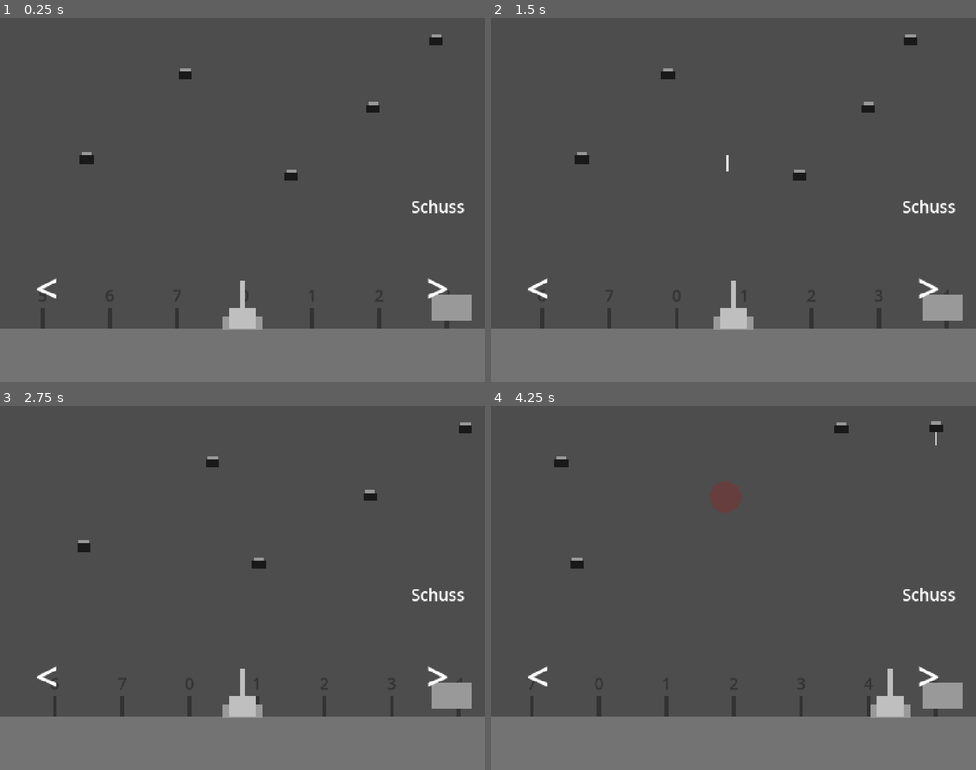
Above: before the commit, frames 1-4 (two rows, left to right).
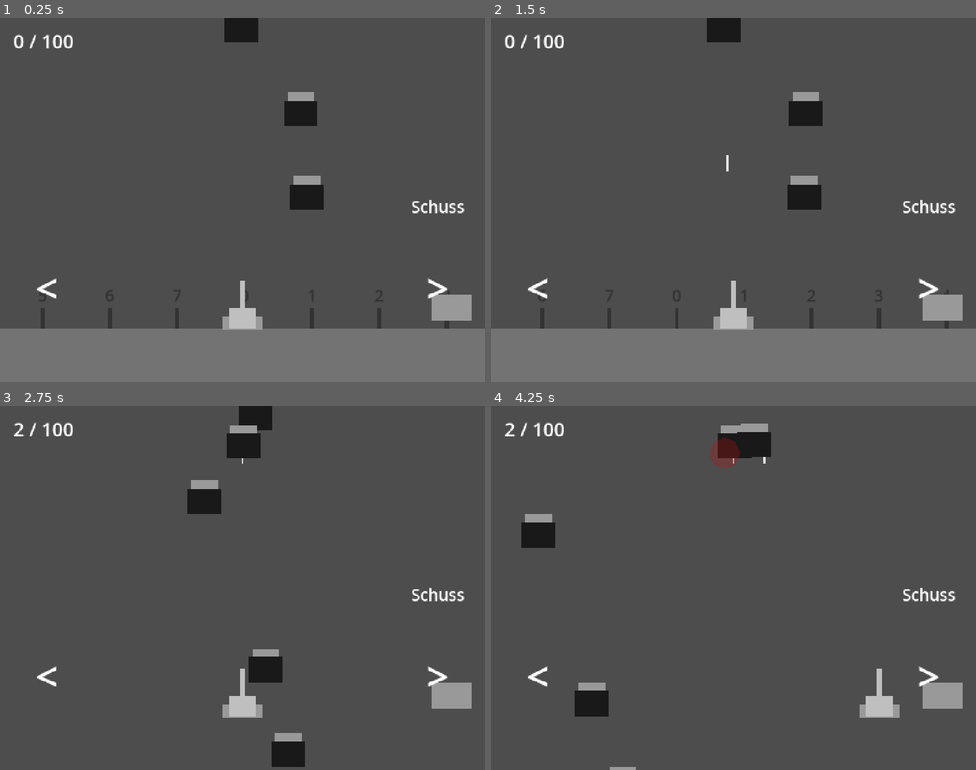
Above: after the commit, the same moments.

Repository: Philipp-Mallmann/fliegen-sind-aliens
Game: Godot game, scene res://szenen/spiel.tscn
Two runs of this game, one before a commit and one after it. Both use one fixed random seed, a clock stepped at 60 frames per second and the inputs below.
Inputs:
- Up to frame 1 (0.25 s): no input
- Up to frame 2 (1.5 s): hold D (rechts) 0.53-1.28 s; tap Space (schiessen) at 0.6, 1.35 s; hold A (links) from 1.28 s (still down)
- Up to frame 3 (2.75 s): release A (links) at 2.03 s; hold D (rechts) from 2.03 s (still down); tap Space (schiessen) at 2.1 s
- Up to frame 4 (4.25 s): tap Space (schiessen) at 2.85, 3.6 s; release D (rechts) at 3.53 s; hold A (links) from 3.53 s (still down)

The runs differ from the first frame. In frame 1, 2.3% of the frame differs, in the area x 2-92%, y 0-53%; in frame 2, 2.3%; in frame 3, 18%; in frame 4, 19%, in the area x 0-100%, y 4-100%.

Commit message:
Abschnitt 4: Flugkraft, Steigen, Fliegen-Erzeuger, Sieg bei 100
Dazu Abschnitt 3 geaendert: Treffer ueber die Groesse der Fliege (100 px),
Fliege steigt bei der Uebergabe verzoegert in eine Reihe oben in der Mitte.

Co-Authored-By: Claude Fable 5.2 <noreply@anthropic.com>

Diff:
--- /dev/null
+++ b/skripte/erzeuger.gd
@@ -0,0 +1,33 @@
+extends Node2D
+
+# Die Szene der Fliege. Daraus entsteht jede neue Fliege.
+@export var fliege_szene: PackedScene
+# Die Kanone. An ihr liest der Erzeuger ab, wie hoch man gerade ist.
+@export var kanone: Node2D
+# Wie viele Pixel Hoehe zwischen zwei Fliegen liegen.
+@export var abstand: float = 250.0
+# Wie weit links oder rechts von der Kanone eine Fliege hoechstens entsteht, in Pixeln.
+@export var breite: float = 400.0
+# Wie weit ueber der Kanone die oberste Fliege schon bereitsteht, in Pixeln. Der Bildrand liegt bei 920.
+@export var vorlauf: float = 1200.0
+# Wie weit unter der Kanone eine Fliege geloescht wird, in Pixeln. Der Bildrand liegt bei 160.
+@export var loeschen_unter: float = 300.0
+# Das langsamste und das schnellste Tempo einer neuen Fliege, in Pixeln pro Sekunde.
+@export var tempo_langsam: float = 100.0
+@export var tempo_schnell: float = 180.0
+
+# Auf dieser Hoehe entsteht die naechste Fliege. Nach oben wird y kleiner.
+var naechste_hoehe: float = -400.0
+
+
+func _process(_delta: float) -> void:
+	while naechste_hoehe > kanone.position.y - vorlauf:
+		var fliege: Node2D = fliege_szene.instantiate()
+		fliege.position.x = kanone.position.x + randf_range(-breite, breite)
+		fliege.position.y = naechste_hoehe
+		fliege.tempo = randf_range(tempo_langsam, tempo_schnell)
+		add_child(fliege)
+		naechste_hoehe -= abstand
+	for fliege in get_children():
+		if fliege.position.y > kanone.position.y + loeschen_unter:
+			fliege.queue_free()
--- a/skripte/fliege.gd
+++ b/skripte/fliege.gd
@@ -4,6 +4,10 @@
 @export var tempo: float = 150.0
 # Wie weit die Fliege von ihrem Startpunkt nach links und nach rechts fliegt, in Pixeln.
 @export var strecke: float = 300.0
+# Wie viel Flugkraft die Fliege gibt, wenn sie gefangen ist.
+@export var flugkraft: int = 2
+# Die halbe Breite und die halbe Hoehe der Fliege, in Pixeln. 50 heisst: Die Fliege ist 100 mal 100 gross.
+@export var halbe_groesse: float = 50.0
 
 # Wo die Fliege angefangen hat. Um diese Stelle fliegt sie hin und her.
 var start_x: float = 0.0
--- a/skripte/nadel.gd
+++ b/skripte/nadel.gd
@@ -7,8 +7,6 @@
 @export var tempo: float = 3200.0
 # Wie weit die Nadel fliegt, bevor sie verschwindet, in Pixeln. 2160 ist zweimal die Bildhoehe.
 @export var reichweite: float = 2160.0
-# Wie weit eine Fliege seitlich neben der Nadel sein darf und trotzdem getroffen wird, in Pixeln.
-@export var trefferbreite: float = 25.0
 # Die Szene des Blutflecks. Bei jedem Treffer entsteht daraus ein neuer Fleck.
 @export var blutfleck_szene: PackedScene
 
@@ -16,39 +14,37 @@
 var geflogen: float = 0.0
 # true heisst: Die Nadel hat eine Fliege getroffen und steckt fest.
 var steckt: bool = false
+# Die Fliege, die an der Nadel steckt. null heisst: noch keine.
+var fliege: Node2D = null
 
 
 func _process(delta: float) -> void:
 	if steckt:
 		return
-	var alte_y: float = global_position.y
 	position.y -= tempo * delta
 	geflogen += tempo * delta
-	var fliege: Node2D = getroffene_fliege(alte_y)
-	if fliege != null:
-		treffen(fliege)
+	var getroffene: Node2D = fliege_an_der_spitze()
+	if getroffene != null:
+		treffen(getroffene)
 	elif geflogen >= reichweite:
 		queue_free()
 
 
-func getroffene_fliege(alte_y: float) -> Node2D:
-	var kandidat: Node2D = null
-	for fliege in get_tree().get_nodes_in_group("fliegen"):
-		if fliege.gefangen:
+func fliege_an_der_spitze() -> Node2D:
+	for kandidat in get_tree().get_nodes_in_group("fliegen"):
+		if kandidat.gefangen:
 			continue
-		var seitlich: float = absf(fliege.global_position.x - global_position.x)
-		var unterwegs: bool = fliege.global_position.y <= alte_y and fliege.global_position.y >= global_position.y
-		if seitlich <= trefferbreite and unterwegs:
-			if kandidat == null or fliege.global_position.y > kandidat.global_position.y:
-				kandidat = fliege
-	return kandidat
+		var seitlich: float = absf(kandidat.global_position.x - global_position.x)
+		var senkrecht: float = absf(kandidat.global_position.y - global_position.y)
+		if seitlich <= kandidat.halbe_groesse and senkrecht <= kandidat.halbe_groesse:
+			return kandidat
+	return null
 
 
-func treffen(fliege: Node2D) -> void:
+func treffen(getroffene: Node2D) -> void:
 	steckt = true
-	global_position.y = fliege.global_position.y
+	fliege = getroffene
 	fliege.gefangen = true
-	fliege.global_position.x = global_position.x
 	fliege.reparent(self)
 	var fleck: Node2D = blutfleck_szene.instantiate()
 	get_parent().add_child(fleck)
--- /dev/null
+++ b/skripte/spiel.gd
@@ -0,0 +1,34 @@
+extends Node2D
+
+# Bei so viel Flugkraft ist man im All.
+@export var ziel: int = 100
+# Wie viele Pixel man fuer einen Punkt Flugkraft steigt.
+@export var hoehe_je_flugkraft: float = 300.0
+# Wie lange das Gleiten nach oben dauert, in Sekunden.
+@export var steigdauer: float = 0.8
+
+# Die Flugkraft aller Fliegen, die oben in der Reihe haengen.
+var flugkraft: int = 0
+# Das Gleiten nach oben, das gerade laeuft. null heisst: Es gab noch keins.
+var steigen: Tween = null
+
+
+func _ready() -> void:
+	$Kanone/Uebergabe.angekommen.connect(fliege_zaehlen)
+	anzeige_schreiben()
+
+
+func fliege_zaehlen(dazu: int) -> void:
+	flugkraft += dazu
+	anzeige_schreiben()
+	if steigen != null:
+		steigen.kill()
+	steigen = create_tween()
+	steigen.tween_property($Kanone, "position:y", -flugkraft * hoehe_je_flugkraft, steigdauer)
+	if flugkraft >= ziel:
+		$Bedienung/Sieg.visible = true
+		$Kanone.set_process(false)
+
+
+func anzeige_schreiben() -> void:
+	$Bedienung/Anzeige.text = str(flugkraft) + " / " + str(ziel)
--- a/skripte/uebergabe.gd
+++ b/skripte/uebergabe.gd
@@ -1,21 +1,31 @@
 extends Node
 
-# Wie lange die Fahrt hinueber dauert, in Sekunden. Arm und Nadel brauchen gleich lang, der Rueckweg auch.
+# Wird gesendet, sobald eine Fliege in der Reihe oben haengt. Mit dabei: ihre Flugkraft.
+signal angekommen(flugkraft: int)
+
+# Wie lange die Fahrt hinueber dauert, in Sekunden. Der Rueckweg dauert genauso lang.
 @export var dauer: float = 0.48
+# Wie lange die Fliege wartet, bevor sie losfaehrt, in Sekunden. Sie kommt trotzdem gleichzeitig mit dem Arm an.
+@export var verzoegerung: float = 0.1
 # Wie weit der Arm von der Mitte nach rechts faehrt, in Pixeln. Dort sitzt die rechte Hand.
 @export var ziel_x: float = 480.0
+# Wie weit zwei haengende Fliegen nebeneinander auseinander sind, in Pixeln.
+@export var abstand: float = 110.0
 # Der Arm: linke Hand, Kanone und Muendung. Nur er faehrt, die Kamera bleibt stehen.
 @export var arm: Node2D
-# Die Stelle ueber der rechten Hand, an der die gefangenen Fliegen haengen.
+# Die Mitte der Reihe am oberen Bildrand, in der die gefangenen Fliegen haengen.
 @export var haken: Node2D
 
 # true heisst: Gerade laeuft eine Uebergabe. Die Kanone faehrt und schiesst dann nicht.
 var laeuft: bool = false
 # Nadeln mit Fliege, die noch uebergeben werden muessen, der Reihe nach.
 var warteschlange: Array[Node2D] = []
+# Wie viele Fliegen schon in der Reihe haengen.
+var anzahl: int = 0
 
 
 func starten(nadel: Node2D) -> void:
+	nadel.reparent(haken)
 	warteschlange.append(nadel)
 	if not laeuft:
 		uebergeben()
@@ -27,10 +37,19 @@
 		var nadel: Node2D = warteschlange.pop_front()
 		var hin: Tween = create_tween()
 		hin.tween_property(arm, "position", Vector2(ziel_x, 0.0), dauer)
-		hin.parallel().tween_property(nadel, "global_position", haken.global_position, dauer)
+		hin.parallel().tween_property(nadel, "position", platz(anzahl), dauer - verzoegerung).set_delay(verzoegerung)
 		await hin.finished
-		nadel.reparent(haken)
+		anzahl += 1
+		angekommen.emit(nadel.fliege.flugkraft)
 		var zurueck: Tween = create_tween()
 		zurueck.tween_property(arm, "position", Vector2.ZERO, dauer)
 		await zurueck.finished
 	laeuft = false
+
+
+func platz(nummer: int) -> Vector2:
+	var schritte: float = ceilf(nummer / 2.0)
+	var seite: float = 1.0
+	if nummer % 2 == 0:
+		seite = -1.0
+	return Vector2(seite * schritte * abstand, 0.0)
--- a/szenen/fliege.tscn
+++ b/szenen/fliege.tscn
@@ -6,15 +6,15 @@
 script = ExtResource("1_fliege")
 
 [node name="Fluegel" type="ColorRect" parent="."]
-offset_left = -15.0
-offset_top = -22.0
-offset_right = 15.0
-offset_bottom = -12.0
+offset_left = -40.0
+offset_top = -50.0
+offset_right = 40.0
+offset_bottom = -25.0
 color = Color(0.6, 0.6, 0.6, 1)
 
 [node name="Koerper" type="ColorRect" parent="."]
-offset_left = -20.0
-offset_top = -12.0
-offset_right = 20.0
-offset_bottom = 12.0
+offset_left = -50.0
+offset_top = -25.0
+offset_right = 50.0
+offset_bottom = 50.0
 color = Color(0.1, 0.1, 0.1, 1)
--- a/szenen/spiel.tscn
+++ b/szenen/spiel.tscn
@@ -1,9 +1,11 @@
-[gd_scene load_steps=7 format=3]
+[gd_scene load_steps=9 format=3]
 
 [ext_resource type="Script" path="res://skripte/kanone.gd" id="1_kanone"]
 [ext_resource type="PackedScene" path="res://szenen/nadel.tscn" id="2_nadel"]
 [ext_resource type="PackedScene" path="res://szenen/fliege.tscn" id="3_fliege"]
 [ext_resource type="Script" path="res://skripte/uebergabe.gd" id="4_uebergabe"]
+[ext_resource type="Script" path="res://skripte/spiel.gd" id="5_spiel"]
+[ext_resource type="Script" path="res://skripte/erzeuger.gd" id="6_erzeuger"]
 
 [sub_resource type="Gradient" id="Gradient_taste"]
 colors = PackedColorArray(1, 1, 1, 0.35, 1, 1, 1, 0.35)
@@ -14,6 +16,7 @@
 height = 200
 
 [node name="Spiel" type="Node2D"]
+script = ExtResource("5_spiel")
 
 [node name="Boden" type="Parallax2D" parent="."]
 repeat_size = Vector2(1600, 0)
@@ -150,25 +153,10 @@
 text = "7"
 horizontal_alignment = 1
 
-[node name="Fliege1" parent="." instance=ExtResource("3_fliege")]
-position = Vector2(-500, -500)
-tempo = 150.0
-
-[node name="Fliege2" parent="." instance=ExtResource("3_fliege")]
-position = Vector2(-200, -750)
-tempo = 120.0
-
-[node name="Fliege3" parent="." instance=ExtResource("3_fliege")]
-position = Vector2(100, -450)
-tempo = 180.0
-
-[node name="Fliege4" parent="." instance=ExtResource("3_fliege")]
-position = Vector2(350, -650)
-tempo = 150.0
-
-[node name="Fliege5" parent="." instance=ExtResource("3_fliege")]
-position = Vector2(550, -850)
-tempo = 100.0
+[node name="Erzeuger" type="Node2D" parent="." node_paths=PackedStringArray("kanone")]
+script = ExtResource("6_erzeuger")
+fliege_szene = ExtResource("3_fliege")
+kanone = NodePath("../Kanone")
 
 [node name="Kanone" type="Node2D" parent="."]
 script = ExtResource("1_kanone")
@@ -207,7 +195,7 @@
 color = Color(0.6, 0.6, 0.6, 1)
 
 [node name="Haken" type="Marker2D" parent="Kanone"]
-position = Vector2(620, -860)
+position = Vector2(0, -800)
 
 [node name="Kamera" type="Camera2D" parent="Kanone"]
 offset = Vector2(0, -380)
@@ -260,3 +248,21 @@
 text = "Schuss"
 horizontal_alignment = 1
 vertical_alignment = 1
+
+[node name="Anzeige" type="Label" parent="Bedienung"]
+offset_left = 40.0
+offset_top = 30.0
+offset_right = 440.0
+offset_bottom = 110.0
+theme_override_font_sizes/font_size = 56
+text = "0 / 100"
+
+[node name="Sieg" type="Label" parent="Bedienung"]
+visible = false
+offset_top = 440.0
+offset_right = 1440.0
+offset_bottom = 640.0
+theme_override_font_sizes/font_size = 140
+text = "Im All!"
+horizontal_alignment = 1
+vertical_alignment = 1
Not shown, added: skripte/erzeuger.gd.uid
Not shown, added: skripte/spiel.gd.uid
Not shown, changed: ERKLAERUNG.md
